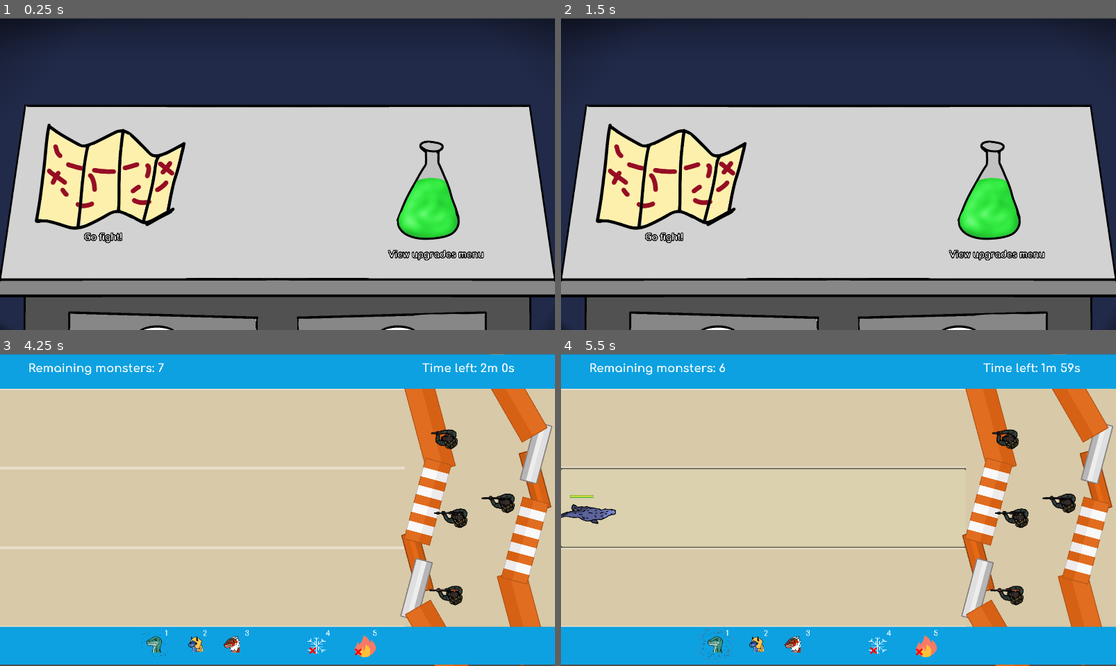
Above: before the commit, frames 1-4 (two rows, left to right).
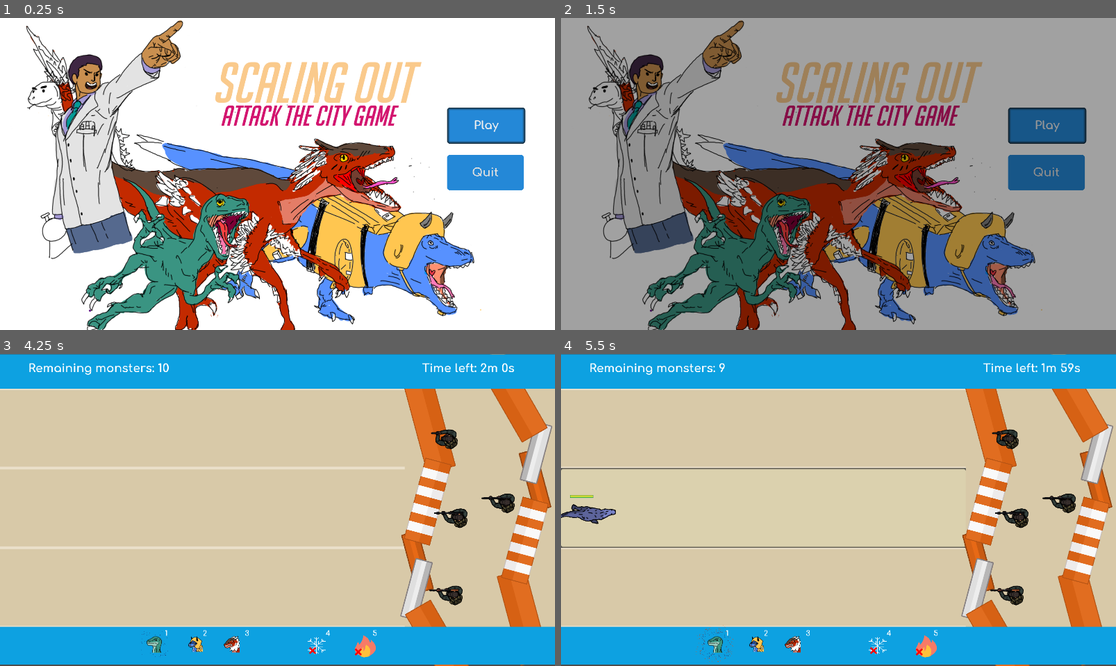
Above: after the commit, the same moments.

Repository: ojas-sanghi/scaling-out
Game: Godot game, scene res://GUI/MainMenuScreen.tscn
Same seed, same stepped clock (60 frames per second), same inputs: the game is played once before the commit and once after it. Before the commit the project starts from res://GUI/Screens/HomeScreen.tscn. Sound files missing from this copy of the repository are replaced by a short silence.
Inputs (mouse positions are in pixels of both pictures, inside the frame that each line leads up to):
- Up to frame 1 (0.25 s): no input
- Up to frame 2 (1.5 s): click (988, 189) at 0.5 s, where only the run before the commit has a clickable "View upgrades menu"; click "Return Home" (after the commit: "Play") at 1.25 s
- Up to frame 3 (4.25 s): click "View upgrades menu" at 2 s; click "Return Home" at 2.75 s; click "Go fight!" at 3.5 s
- Up to frame 4 (5.5 s): move the mouse to (960, 494) at 4.27 s; hold Right (ui_right) 4.28-5 s; hold 1 (monster_1) 4.28-5 s; click (760, 506) at 5 s

The runs differ from the first frame. In frame 1, 99% of the frame differs, in the area x 0-100%, y 0-100%; in frame 2, 99%; in frame 3, less than 0.1%; in frame 4, less than 0.1%.

Commit message:
most ambititous boom

Diff:
--- a/GUI/Button.gd
+++ b/GUI/Button.gd
@@ -44,7 +44,7 @@
 		"quit":
 			get_tree().quit()
 		"play":
-			SceneChanger.go_to_scene("res://stealth/StealthScreen.tscn")
+			SceneChanger.go_to_scene("res://GUI/Screens/HomeScreen.tscn")
 		"retry level":
 			var timers = get_tree().get_nodes_in_group("level_timer")
 			if timers:
--- /dev/null
+++ b/GUI/MainMenuScreen.gd
@@ -0,0 +1,4 @@
+extends Control
+
+func _input(event: InputEvent) -> void:
+	OS.window_fullscreen = true
--- /dev/null
+++ b/GUI/MainMenuScreen.tscn
@@ -0,0 +1,41 @@
+[gd_scene load_steps=5 format=2]
+
+[ext_resource path="res://assets/homescreen.PNG" type="Texture" id=1]
+[ext_resource path="res://GUI/MainMenuScreen.gd" type="Script" id=2]
+[ext_resource path="res://GUI/Button.tscn" type="PackedScene" id=3]
+[ext_resource path="res://assets/music/Title Screen.wav" type="AudioStream" id=4]
+
+[node name="MainMenuScreen" type="Control"]
+anchor_right = 1.0
+anchor_bottom = 1.0
+script = ExtResource( 2 )
+__meta__ = {
+"_edit_use_anchors_": false
+}
+
+[node name="TextureRect" type="TextureRect" parent="."]
+anchor_right = 1.0
+anchor_bottom = 1.0
+texture = ExtResource( 1 )
+expand = true
+__meta__ = {
+"_edit_use_anchors_": false
+}
+
+[node name="Button" parent="." instance=ExtResource( 3 )]
+margin_left = 587.302
+margin_top = -230.5
+margin_right = 857.302
+margin_bottom = -105.5
+button_mode = "play"
+
+[node name="Button2" parent="." instance=ExtResource( 3 )]
+margin_left = 587.302
+margin_top = -66.0009
+margin_right = 852.302
+margin_bottom = 55.9991
+button_mode = "quit"
+
+[node name="AudioStreamPlayer" type="AudioStreamPlayer" parent="."]
+stream = ExtResource( 4 )
+autoplay = true
--- a/Globals.gd
+++ b/Globals.gd
@@ -17,7 +17,7 @@
 var finding_ice = false
 var finding_fire = false
 
-var max_monsters = 7
+var max_monsters = 10
 var monsters_remaining = max_monsters
 var monsters_died = 0
 var can_deploy = true
--- a/actors/TankyLizard.tscn
+++ b/actors/TankyLizard.tscn
@@ -13,235 +13,235 @@
 [ext_resource path="res://assets/music/thump.wav" type="AudioStream" id=11]
 [ext_resource path="res://assets/dinos/tanky_lizard/Salmon_Armored_Dino.png" type="Texture" id=12]
 
+[sub_resource type="AtlasTexture" id=1]
+flags = 4
+atlas = ExtResource( 9 )
+region = Rect2( 0, 0, 158, 322 )
+
+[sub_resource type="AtlasTexture" id=2]
+flags = 4
+atlas = ExtResource( 9 )
+region = Rect2( 158, 0, 158, 322 )
+
+[sub_resource type="AtlasTexture" id=3]
+flags = 4
+atlas = ExtResource( 9 )
+region = Rect2( 316, 0, 158, 322 )
+
+[sub_resource type="AtlasTexture" id=4]
+flags = 4
+atlas = ExtResource( 9 )
+region = Rect2( 0, 322, 158, 322 )
+
+[sub_resource type="AtlasTexture" id=5]
+flags = 4
+atlas = ExtResource( 9 )
+region = Rect2( 158, 322, 158, 322 )
+
+[sub_resource type="AtlasTexture" id=6]
+flags = 4
+atlas = ExtResource( 9 )
+region = Rect2( 316, 322, 158, 322 )
+
+[sub_resource type="AtlasTexture" id=7]
+flags = 4
+atlas = ExtResource( 8 )
+region = Rect2( 0, 0, 228, 321 )
+
+[sub_resource type="AtlasTexture" id=8]
+flags = 4
+atlas = ExtResource( 8 )
+region = Rect2( 228, 0, 228, 321 )
+
+[sub_resource type="AtlasTexture" id=9]
+flags = 4
+atlas = ExtResource( 8 )
+region = Rect2( 456, 0, 228, 321 )
+
+[sub_resource type="AtlasTexture" id=10]
+flags = 4
+atlas = ExtResource( 8 )
+region = Rect2( 0, 321, 228, 321 )
+
+[sub_resource type="AtlasTexture" id=11]
+flags = 4
+atlas = ExtResource( 8 )
+region = Rect2( 228, 321, 228, 321 )
+
+[sub_resource type="AtlasTexture" id=12]
+flags = 4
+atlas = ExtResource( 8 )
+region = Rect2( 456, 321, 228, 321 )
+
+[sub_resource type="AtlasTexture" id=13]
+flags = 4
+atlas = ExtResource( 2 )
+region = Rect2( 0, 321, 228, 321 )
+
+[sub_resource type="AtlasTexture" id=14]
+flags = 4
+atlas = ExtResource( 2 )
+region = Rect2( 228, 321, 228, 321 )
+
 [sub_resource type="AtlasTexture" id=15]
 flags = 4
-atlas = ExtResource( 9 )
+atlas = ExtResource( 2 )
+region = Rect2( 456, 321, 228, 321 )
+
+[sub_resource type="AtlasTexture" id=16]
+flags = 4
+atlas = ExtResource( 7 )
+region = Rect2( 0, 0, 228, 321 )
+
+[sub_resource type="AtlasTexture" id=17]
+flags = 4
+atlas = ExtResource( 7 )
+region = Rect2( 228, 0, 228, 321 )
+
+[sub_resource type="AtlasTexture" id=18]
+flags = 4
+atlas = ExtResource( 7 )
+region = Rect2( 456, 0, 228, 321 )
+
+[sub_resource type="AtlasTexture" id=19]
+flags = 4
+atlas = ExtResource( 2 )
+region = Rect2( 0, 0, 228, 321 )
+
+[sub_resource type="AtlasTexture" id=20]
+flags = 4
+atlas = ExtResource( 2 )
+region = Rect2( 228, 0, 228, 321 )
+
+[sub_resource type="AtlasTexture" id=21]
+flags = 4
+atlas = ExtResource( 2 )
+region = Rect2( 456, 0, 228, 321 )
+
+[sub_resource type="AtlasTexture" id=22]
+flags = 4
+atlas = ExtResource( 6 )
 region = Rect2( 0, 0, 158, 322 )
 
-[sub_resource type="AtlasTexture" id=16]
-flags = 4
-atlas = ExtResource( 9 )
+[sub_resource type="AtlasTexture" id=23]
+flags = 4
+atlas = ExtResource( 6 )
 region = Rect2( 158, 0, 158, 322 )
 
-[sub_resource type="AtlasTexture" id=17]
-flags = 4
-atlas = ExtResource( 9 )
+[sub_resource type="AtlasTexture" id=24]
+flags = 4
+atlas = ExtResource( 6 )
 region = Rect2( 316, 0, 158, 322 )
 
-[sub_resource type="AtlasTexture" id=18]
-flags = 4
-atlas = ExtResource( 9 )
+[sub_resource type="AtlasTexture" id=25]
+flags = 4
+atlas = ExtResource( 6 )
 region = Rect2( 0, 322, 158, 322 )
 
-[sub_resource type="AtlasTexture" id=19]
-flags = 4
-atlas = ExtResource( 9 )
+[sub_resource type="AtlasTexture" id=26]
+flags = 4
+atlas = ExtResource( 6 )
 region = Rect2( 158, 322, 158, 322 )
 
-[sub_resource type="AtlasTexture" id=20]
-flags = 4
-atlas = ExtResource( 9 )
+[sub_resource type="AtlasTexture" id=27]
+flags = 4
+atlas = ExtResource( 6 )
 region = Rect2( 316, 322, 158, 322 )
 
-[sub_resource type="AtlasTexture" id=9]
+[sub_resource type="AtlasTexture" id=28]
 flags = 4
 atlas = ExtResource( 7 )
 region = Rect2( 0, 321, 228, 321 )
 
-[sub_resource type="AtlasTexture" id=10]
+[sub_resource type="AtlasTexture" id=29]
 flags = 4
 atlas = ExtResource( 7 )
 region = Rect2( 228, 321, 228, 321 )
 
-[sub_resource type="AtlasTexture" id=11]
+[sub_resource type="AtlasTexture" id=30]
 flags = 4
 atlas = ExtResource( 7 )
 region = Rect2( 456, 321, 228, 321 )
 
-[sub_resource type="AtlasTexture" id=21]
-flags = 4
-atlas = ExtResource( 8 )
-region = Rect2( 0, 321, 228, 321 )
-
-[sub_resource type="AtlasTexture" id=22]
-flags = 4
-atlas = ExtResource( 8 )
-region = Rect2( 228, 321, 228, 321 )
-
-[sub_resource type="AtlasTexture" id=23]
-flags = 4
-atlas = ExtResource( 8 )
-region = Rect2( 456, 321, 228, 321 )
-
-[sub_resource type="AtlasTexture" id=1]
-flags = 4
-atlas = ExtResource( 6 )
+[sub_resource type="AtlasTexture" id=31]
+flags = 4
+atlas = ExtResource( 12 )
 region = Rect2( 0, 0, 158, 322 )
 
-[sub_resource type="AtlasTexture" id=2]
-flags = 4
-atlas = ExtResource( 6 )
+[sub_resource type="AtlasTexture" id=32]
+flags = 4
+atlas = ExtResource( 12 )
 region = Rect2( 158, 0, 158, 322 )
 
-[sub_resource type="AtlasTexture" id=3]
-flags = 4
-atlas = ExtResource( 6 )
+[sub_resource type="AtlasTexture" id=33]
+flags = 4
+atlas = ExtResource( 12 )
 region = Rect2( 316, 0, 158, 322 )
 
-[sub_resource type="AtlasTexture" id=4]
-flags = 4
-atlas = ExtResource( 6 )
+[sub_resource type="AtlasTexture" id=34]
+flags = 4
+atlas = ExtResource( 12 )
 region = Rect2( 0, 322, 158, 322 )
 
-[sub_resource type="AtlasTexture" id=5]
-flags = 4
-atlas = ExtResource( 6 )
+[sub_resource type="AtlasTexture" id=35]
+flags = 4
+atlas = ExtResource( 12 )
 region = Rect2( 158, 322, 158, 322 )
 
-[sub_resource type="AtlasTexture" id=6]
-flags = 4
-atlas = ExtResource( 6 )
+[sub_resource type="AtlasTexture" id=36]
+flags = 4
+atlas = ExtResource( 12 )
 region = Rect2( 316, 322, 158, 322 )
 
-[sub_resource type="AtlasTexture" id=12]
-flags = 4
-atlas = ExtResource( 7 )
-region = Rect2( 0, 0, 228, 321 )
-
-[sub_resource type="AtlasTexture" id=13]
-flags = 4
-atlas = ExtResource( 7 )
-region = Rect2( 228, 0, 228, 321 )
-
-[sub_resource type="AtlasTexture" id=14]
-flags = 4
-atlas = ExtResource( 7 )
-region = Rect2( 456, 0, 228, 321 )
-
-[sub_resource type="AtlasTexture" id=24]
-flags = 4
-atlas = ExtResource( 8 )
-region = Rect2( 0, 0, 228, 321 )
-
-[sub_resource type="AtlasTexture" id=25]
-flags = 4
-atlas = ExtResource( 8 )
-region = Rect2( 228, 0, 228, 321 )
-
-[sub_resource type="AtlasTexture" id=26]
-flags = 4
-atlas = ExtResource( 8 )
-region = Rect2( 456, 0, 228, 321 )
-
-[sub_resource type="AtlasTexture" id=33]
-flags = 4
-atlas = ExtResource( 2 )
-region = Rect2( 0, 321, 228, 321 )
-
-[sub_resource type="AtlasTexture" id=34]
-flags = 4
-atlas = ExtResource( 2 )
-region = Rect2( 228, 321, 228, 321 )
-
-[sub_resource type="AtlasTexture" id=35]
-flags = 4
-atlas = ExtResource( 2 )
-region = Rect2( 456, 321, 228, 321 )
-
-[sub_resource type="AtlasTexture" id=27]
-flags = 4
-atlas = ExtResource( 12 )
-region = Rect2( 0, 0, 158, 322 )
-
-[sub_resource type="AtlasTexture" id=28]
-flags = 4
-atlas = ExtResource( 12 )
-region = Rect2( 158, 0, 158, 322 )
-
-[sub_resource type="AtlasTexture" id=29]
-flags = 4
-atlas = ExtResource( 12 )
-region = Rect2( 316, 0, 158, 322 )
-
-[sub_resource type="AtlasTexture" id=30]
-flags = 4
-atlas = ExtResource( 12 )
-region = Rect2( 0, 322, 158, 322 )
-
-[sub_resource type="AtlasTexture" id=31]
-flags = 4
-atlas = ExtResource( 12 )
-region = Rect2( 158, 322, 158, 322 )
-
-[sub_resource type="AtlasTexture" id=32]
-flags = 4
-atlas = ExtResource( 12 )
-region = Rect2( 316, 322, 158, 322 )
-
-[sub_resource type="AtlasTexture" id=36]
-flags = 4
-atlas = ExtResource( 2 )
-region = Rect2( 0, 0, 228, 321 )
-
-[sub_resource type="AtlasTexture" id=37]
-flags = 4
-atlas = ExtResource( 2 )
-region = Rect2( 228, 0, 228, 321 )
-
-[sub_resource type="AtlasTexture" id=38]
-flags = 4
-atlas = ExtResource( 2 )
-region = Rect2( 456, 0, 228, 321 )
-
-[sub_resource type="SpriteFrames" id=7]
+[sub_resource type="SpriteFrames" id=37]
 animations = [ {
-"frames": [ SubResource( 15 ), SubResource( 16 ), SubResource( 17 ), SubResource( 18 ), SubResource( 19 ), SubResource( 20 ) ],
+"frames": [ SubResource( 1 ), SubResource( 2 ), SubResource( 3 ), SubResource( 4 ), SubResource( 5 ), SubResource( 6 ) ],
 "loop": true,
 "name": "orange_walk",
 "speed": 5.0
 }, {
-"frames": [ SubResource( 9 ), SubResource( 10 ), SubResource( 11 ) ],
-"loop": false,
-"name": "blue_death1",
+"frames": [ SubResource( 7 ), SubResource( 8 ), SubResource( 9 ) ],
+"loop": false,
+"name": "orange_death0",
+"speed": 6.0
+}, {
+"frames": [ SubResource( 10 ), SubResource( 11 ), SubResource( 12 ) ],
+"loop": false,
+"name": "orange_death1",
+"speed": 6.0
+}, {
+"frames": [ SubResource( 13 ), SubResource( 14 ), SubResource( 15 ) ],
+"loop": false,
+"name": "green_death1",
+"speed": 6.0
+}, {
+"frames": [ SubResource( 16 ), SubResource( 17 ), SubResource( 18 ) ],
+"loop": false,
+"name": "blue_death0",
 "speed": 3.0
 }, {
-"frames": [ SubResource( 21 ), SubResource( 22 ), SubResource( 23 ) ],
-"loop": false,
-"name": "orange_death1",
-"speed": 6.0
-}, {
-"frames": [ SubResource( 1 ), SubResource( 2 ), SubResource( 3 ), SubResource( 4 ), SubResource( 5 ), SubResource( 6 ) ],
+"frames": [ SubResource( 19 ), SubResource( 20 ), SubResource( 21 ) ],
+"loop": false,
+"name": "green_death0",
+"speed": 6.0
+}, {
+"frames": [ SubResource( 22 ), SubResource( 23 ), SubResource( 24 ), SubResource( 25 ), SubResource( 26 ), SubResource( 27 ) ],
 "loop": true,
 "name": "blue_walk",
 "speed": 5.0
 }, {
-"frames": [ SubResource( 12 ), SubResource( 13 ), SubResource( 14 ) ],
-"loop": false,
-"name": "blue_death0",
+"frames": [ SubResource( 28 ), SubResource( 29 ), SubResource( 30 ) ],
+"loop": false,
+"name": "blue_death1",
 "speed": 3.0
 }, {
-"frames": [ SubResource( 24 ), SubResource( 25 ), SubResource( 26 ) ],
-"loop": false,
-"name": "orange_death0",
-"speed": 6.0
-}, {
-"frames": [ SubResource( 33 ), SubResource( 34 ), SubResource( 35 ) ],
-"loop": false,
-"name": "green_death1",
-"speed": 6.0
-}, {
-"frames": [ SubResource( 27 ), SubResource( 28 ), SubResource( 29 ), SubResource( 30 ), SubResource( 31 ), SubResource( 32 ) ],
+"frames": [ SubResource( 31 ), SubResource( 32 ), SubResource( 33 ), SubResource( 34 ), SubResource( 35 ), SubResource( 36 ) ],
 "loop": true,
 "name": "green_walk",
 "speed": 5.0
-}, {
-"frames": [ SubResource( 36 ), SubResource( 37 ), SubResource( 38 ) ],
-"loop": false,
-"name": "green_death0",
-"speed": 6.0
 } ]
 
-[sub_resource type="RectangleShape2D" id=8]
+[sub_resource type="RectangleShape2D" id=38]
 extents = Vector2( 27.2666, 99.442 )
 
 [node name="TankyLizard" type="Area2D"]
@@ -249,12 +249,12 @@
 
 [node name="AnimatedSprite" type="AnimatedSprite" parent="."]
 scale = Vector2( 1.15, 1.15 )
-frames = SubResource( 7 )
+frames = SubResource( 37 )
 playing = true
 
 [node name="CollisionShape2D" type="CollisionShape2D" parent="."]
 position = Vector2( 0, -3.85385 )
-shape = SubResource( 8 )
+shape = SubResource( 38 )
 
 [node name="HealthBar" type="TextureProgress" parent="."]
 margin_left = -41.4013
--- a/project.godot
+++ b/project.godot
@@ -24,9 +24,8 @@
 config/description="Project for DevFest 2020 Game Jam.
 
 Go on undercover missions, upgrade your monsters, and destroy some cities!"
-run/main_scene="res://GUI/Screens/HomeScreen.tscn"
+run/main_scene="res://GUI/MainMenuScreen.tscn"
 config/icon="res://assets/dinos/mega_lizard/mega_lizard.png"
-config/macos_native_icon="res://assets/dinos/mega_lizard.icns"
 config/windows_native_icon="res://assets/dinos/mega_lizard.ico"
 
 [autoload]
Binary file added: assets/Scaling_Out_Banner.png
Binary file added: assets/homescreen.PNG
Binary file added: screenshots/GrlqSSk.png
Binary file added: screenshots/McWL9qR.png
Binary file added: screenshots/rHQ9PTB.png
Not shown, changed: .gitignore
